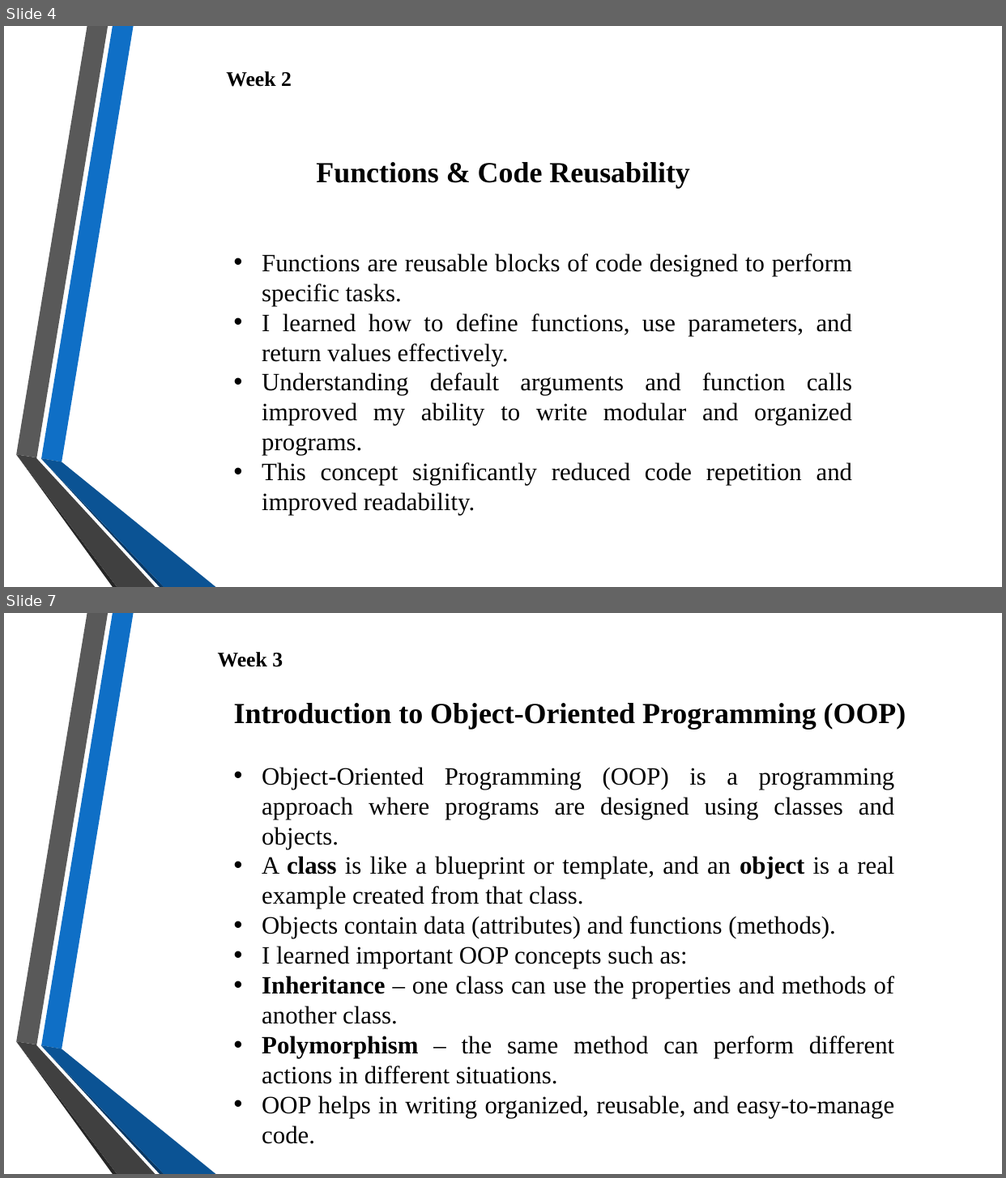
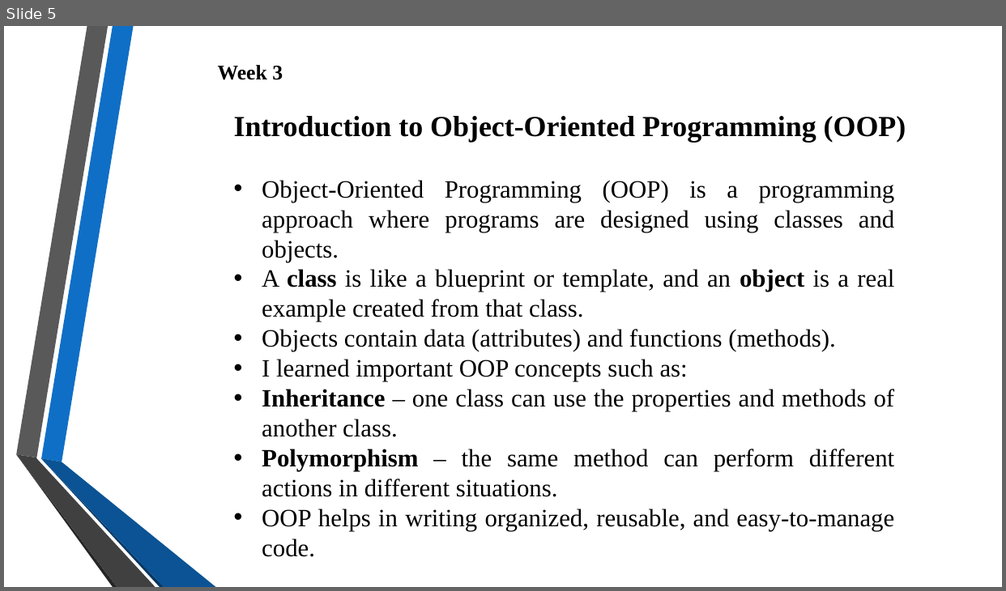
Before and after one commit to VaishnaviJadhav350/intern, a slide deck: Presentation 1 to 8.pptx. Shown one above the other, each under a label of ours: slides 4 and 7 before the commit, slide 5 after it; the slides between them are not shown. The pictures are 1006x1178 and 1006x591 pixels, drawn with LibreOffice and Linux fonts; fonts in the diff are those of the drawing; background and template pictures are left out. Boxes give left, top, right and bottom in pixels: in the first picture for what was removed or moved away, otherwise in the second. Text is boxed around its words. In the diff, an @@ line names an element or a change of style, - is before the commit and + after.

```diff
--- a/Presentation 1 to 8.pptx
+++ b/Presentation 1 to 8.pptx
@@ slide 4 removed at [4, 26, 1002, 587], background picture (left out); not listed: 6 template elements that a slide beside it also shows @@
@@ text removed at [226, 71, 292, 87] @@
-Week 2
@@ text removed at [316, 162, 689, 188] @@
-Functions & Code Reusability
@@ text removed at [262, 254, 852, 515] @@
-• Functions are reusable blocks of code designed to perform specific tasks.
-• I learned how to define functions, use parameters, and return values effectively.
-• Understanding default arguments and function calls improved my ability to write modular and organized programs.
-• This concept significantly reduced code repetition and improved readability.
@@ what was slide 7 is now slide 5 @@
```
Also in this commit, not shown: 2 slides changed, 13 slides added, 5 other slides removed, 6 other files.
